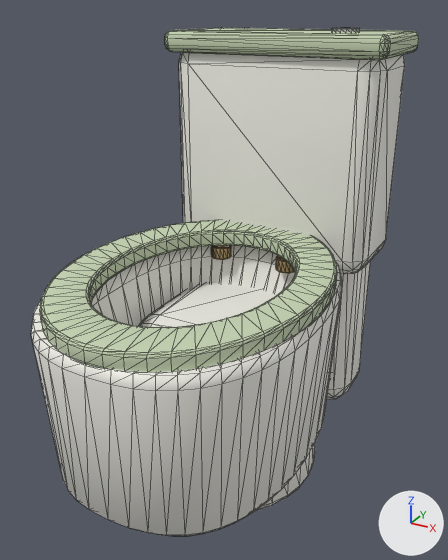
One commit to the glTF model public/models/furniture/one-piece-toilet.glb: the scene before it, then after it.
Before and after are seen from a 50 mm lens placed at (0.448, -0.812, 0.771), pointed at (0.002, -0.001, 0.365). Arrows for +X, +Y and +Z are at lower right; the lights stay in place. The first picture is the older version. Mesh edges are drawn as thin lines. Vertices at exactly the same position are counted once.

Objects in the first picture: 'one-piece-toilet'.
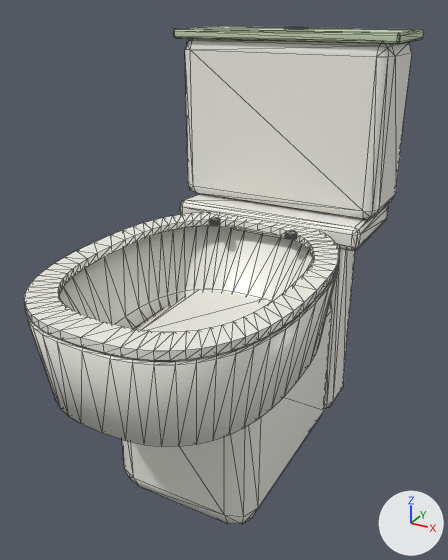
Changed parts and their boxes [x1, y1, x2, y2] in the pictures (448 x 560 px):
'one-piece-toilet', reshaped: before [31, 27, 419, 536]; after [24, 26, 424, 524]
part 1 of me_cone_141, added: after [284, 27, 308, 29]
part 2 of me_cone_141, added: after [209, 218, 220, 226]
part 3 of me_cone_141, added: after [285, 231, 297, 239]
part 4 of me_cone_141, rebuilt (6% wider): before [40, 220, 337, 372]; after [24, 213, 340, 360]
part 5 of me_cone_141, rebuilt (24% shorter): before [31, 246, 343, 536]; after [26, 226, 338, 447]
part 6 of me_cone_141, rebuilt: before [255, 442, 316, 511]; after [122, 290, 332, 524]
part 7 of me_cone_141, rebuilt (19% shorter): before [179, 52, 405, 274]; after [185, 39, 412, 219]
part 8 of me_cone_141, rebuilt: before [327, 262, 370, 399]; after [325, 248, 356, 409]
part 9 of me_cone_141, rebuilt (44% shorter): before [165, 27, 419, 60]; after [174, 26, 424, 44]
part 10 of me_cone_141, added: after [180, 194, 388, 251]
part 11 of me_cone_141, deleted: before [138, 28, 360, 381]

What the commit changed:
Material 'clear-glass' (mat_clear_glass) is new.
Its base color is (0.57, 0.75, 0.78) (pale blue #c7e1e5).
Its roughness is 0.12.
Its alpha is 0.18.
me_cone_141 is used by ob_one_piece_toilet; location (0.0, 0.0, 0.0).
me_cone_141 had 1956 vertices, 3860 faces and spanned x -0.2..0.2, y -0.34..0.34, z 0.0..0.74.
me_cone_141 now has 1184 vertices, 2320 faces and spans x -0.2..0.2, y -0.34..0.34, z 0.0..0.74.
me_cone_141 part 1: a new loose piece, a 32-sided cylinder along z spanning x -0.02..0.02, y 0.2396..0.2794, z 0.7363..0.7393, in mat_brushed_steel (grey #b9bdb9).
me_cone_141 part 2: a new loose piece, a 32-sided cylinder along z spanning x -0.083..-0.063, y 0.0912..0.111, z 0.4192..0.4271, in mat_brushed_steel (grey #b9bdb9).
me_cone_141 part 3: a new loose piece, a 32-sided cylinder along z spanning x 0.063..0.083, y 0.0912..0.111, z 0.4192..0.4271, in mat_brushed_steel (grey #b9bdb9).
me_cone_141 part 4: the loose piece of 576 vertices spanning x -0.198..0.198, y -0.337..0.183, z 0.381..0.41 is rebuilt with 256 vertices and now spans x -0.191..0.191, y -0.34..0.167, z 0.411..0.423, in mat_warm_porcelain (white #f1f0e9).
me_cone_141 part 5: the loose piece of 384 vertices spanning x -0.2..0.2, y -0.34..0.185, z 0.099..0.387 is rebuilt with 336 vertices and now spans x -0.191..0.191, y -0.34..0.167, z 0.252..0.408.
me_cone_141 part 6: the loose piece of 192 vertices spanning x -0.16..0.16, y -0.144..0.185, z 0.0..0.119 is rebuilt with 56 vertices and now spans x -0.128..0.128, y -0.156..0.222, z 0.0..0.301.
me_cone_141 part 7: the loose piece of 96 vertices spanning x -0.185..0.185, y 0.147..0.327, z 0.34..0.717 is rebuilt with 56 vertices and now spans x -0.189..0.189, y 0.183..0.336, z 0.435..0.724.
me_cone_141 part 8: the loose piece of 96 vertices spanning x -0.16..0.16, y 0.196..0.34, z 0.035..0.521 is rebuilt with 56 vertices and now spans x -0.126..0.126, y 0.219..0.33, z 0.0..0.401.
me_cone_141 part 9: the loose piece of 96 vertices spanning x -0.195..0.195, y 0.137..0.337, z 0.7..0.735 is rebuilt with 56 vertices and now spans x -0.2..0.2, y 0.179..0.34, z 0.721..0.737.
me_cone_141 part 10: a new loose piece of 56 vertices spanning x -0.176..0.176, y 0.141..0.334, z 0.395..0.437, in mat_warm_porcelain (white #f1f0e9).
me_cone_141 part 11: 8 loose pieces with 516 vertices, spanning x -0.13..0.13, y -0.108..0.273, z 0.06..0.74, are deleted.
Other edits to the shape of me_cone_141 do not show in these pictures.
me_cone_141 gains material mat_clear_glass (pale blue #c7e1e5).
